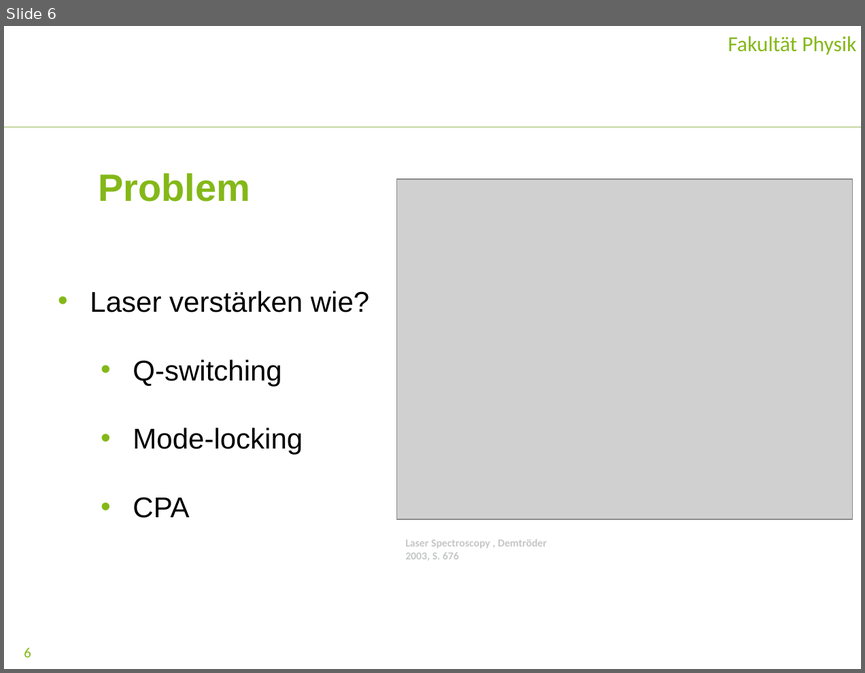
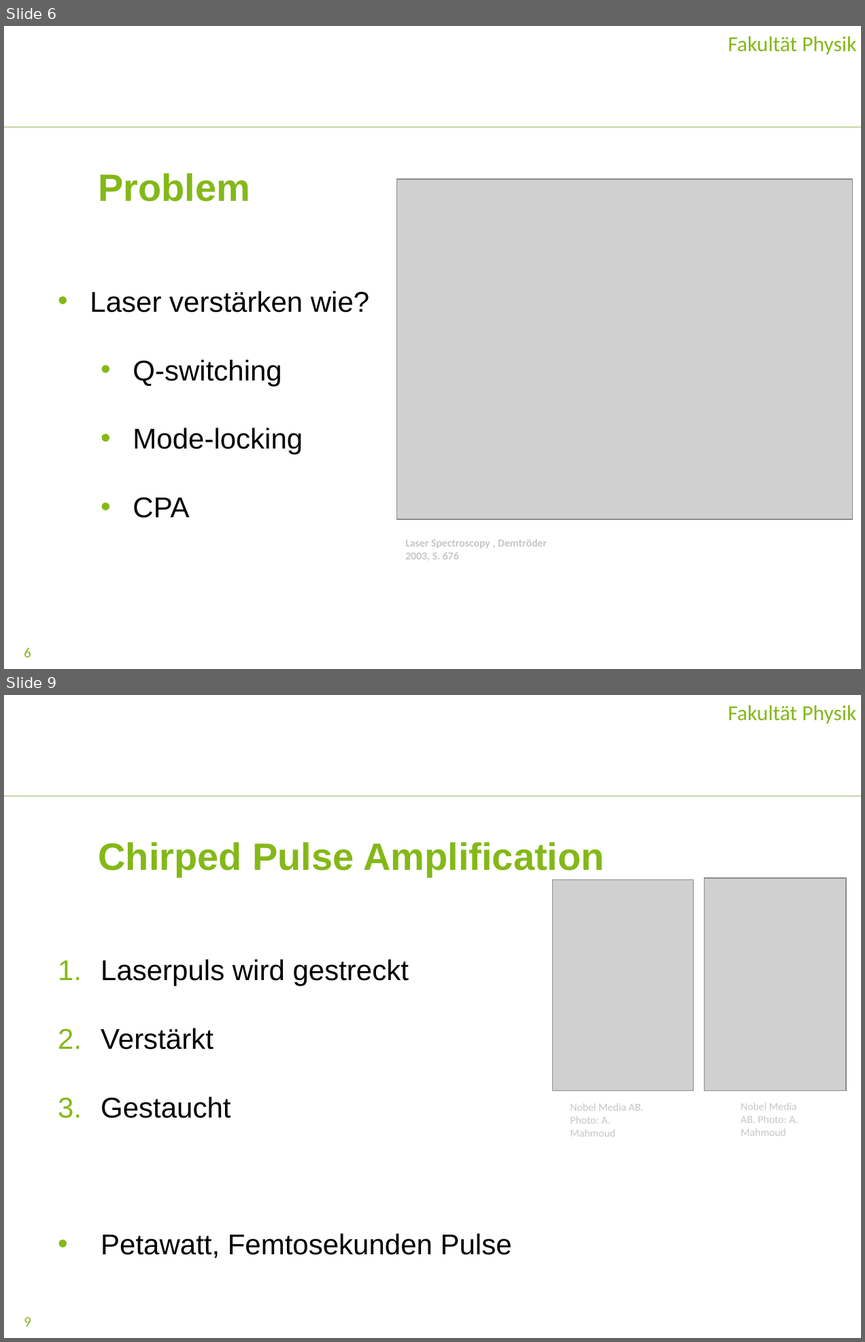
Before and after one commit to maaxxns/Bachelorarbeit, a slide deck: Praesentation_moderneoptik/Laserverstaerkung.pptx. Shown one above the other, each under a label of ours: slide 6 before the commit, slides 6 and 9 after it; the slides between them are not shown. The pictures are 865x673 and 865x1342 pixels, drawn with LibreOffice and Linux fonts; fonts in the diff are those of the drawing; grey boxes stand for pictures; background and template pictures are left out. Boxes give left, top, right and bottom in pixels: in the first picture for what was removed or moved away, otherwise in the second. Text is boxed around its words. In the diff, an @@ line names an element or a change of style, - is before the commit and + after.

```diff
--- a/Praesentation_moderneoptik/Laserverstaerkung.pptx
+++ b/Praesentation_moderneoptik/Laserverstaerkung.pptx
@@ slide 9 added at (4,695,861,1338), background #FFFFFF; not listed: 2 template elements that a slide beside it also shows @@
@@ text added at (728,705,856,724), 18 pt, text #84B818 @@
+  Fakultät Physik
@@ title added at (98,842,604,877), 32 pt, text #84B818, bold @@
+Chirped Pulse Amplification
@@ picture added at (704,877,845,1090) @@
@@ picture added at (552,879,693,1090) @@
@@ text added at (101,959,512,1258), 24 pt, text #000000 @@
+1. Laserpuls wird gestreckt
+2. Verstärkt
+3. Gestaucht
+• Petawatt, Femtosekunden Pulse
@@ text added at (740,1102,798,1136), 9 pt, text #C5C6C6 @@
+Nobel Media AB. Photo: A. Mahmoud
@@ text added at (570,1103,643,1136), 9 pt, text #C5C6C6 @@
+Nobel Media AB. Photo: A. Mahmoud
@@ page number added at (24,1317,31,1326), 12 pt, text #84B818 @@
+9
```
Also in this commit, not shown: 5 slides changed, 3 other slides added, 4 slides removed, 31 other files.
